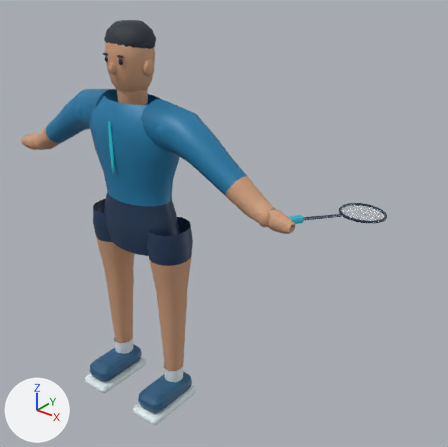
An edit to the glTF model public/models/BadmintonPlayer.glb, drawn before and after from the same camera.
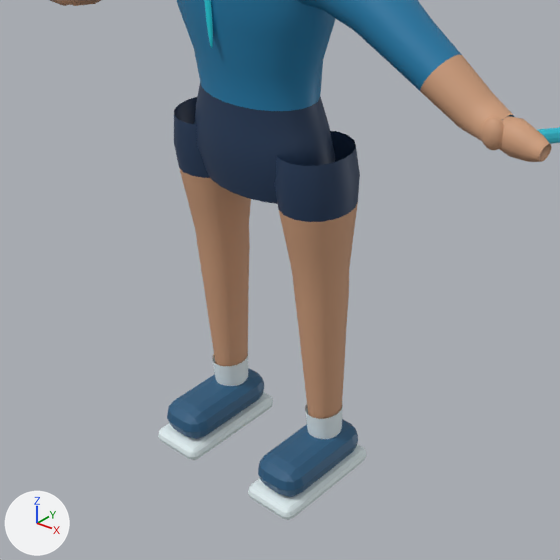
The first picture shows the older version from a 50 mm camera at (1.81, -1.69, 2.06) aimed at (0.26, 0.25, 0.85). The close-ups show the older and then the newer version on the part from 0% to 67% of the width and 33% to 100% of the height of that picture. Only the edits that show in the close-ups are written down. Lighting does not change. The marker at lower left points along +X, +Y and +Z.

Objects in the first close-up: 'LeftLegSurface', 'LeftOutsole', 'LeftShoeUpper', 'LeftSock', 'PlayerTorso', 'RightArmSurface', 'RightLegSurface', 'RightOutsole', 'RightPalm', 'RightShoeUpper', 'RightSock', 'RightThumb' and 4 more.
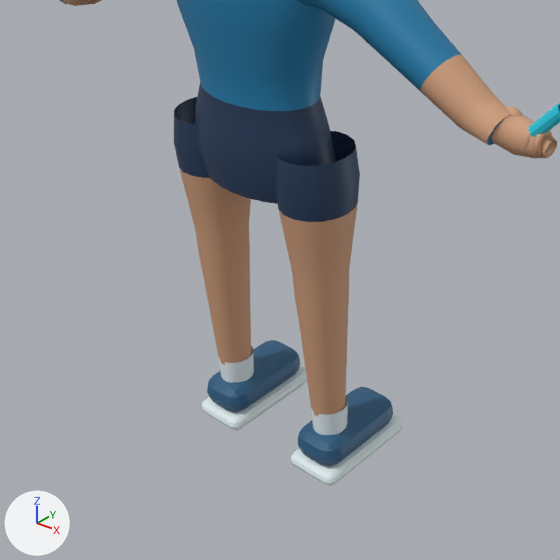
ob_badmintonracket is not drawn itself; it is the parent of ob_racketframe, ob_racketgrip, ob_rackethandle, ob_racketshaft, ob_racketstrings.

What changed in the scene script:
```text
Add me_rightgripfingersmesh:
    me_rightgripfingersmesh.from_pydata(...)  # 384 vertices, 768 faces; spans x 0.6889..0.7701, y -0.032..0.024, z 1.072..1.128
    me_rightgripfingersmesh.materials.append(mat_skin___warm_tan)  # brown #ce9e7c
Change ob_leftlegsurface:
    ob_leftlegsurface.rotation_euler: (0.0, 0.0, 0.0) -> (0.0, 3.142, 0.0)  # degrees (0, 0, 0) -> degrees (0, 180, 0)
    ob_leftlegsurface.scale: (1.0, 1.0, 1.0) -> (-1.0, -1.0, -1.0)
Change ob_leftoutsole:
    ob_leftoutsole.rotation_euler: (0.0, 0.0, 0.0) -> (0.0, 3.142, 0.0)  # degrees (0, 0, 0) -> degrees (0, 180, 0)
    ob_leftoutsole.scale: (1.0, 1.0, 1.0) -> (-1.0, -1.0, -1.0)
Change ob_leftshoeupper:
    ob_leftshoeupper.rotation_euler: (0.0, 0.0, 0.0) -> (0.0, 3.142, 0.0)  # degrees (0, 0, 0) -> degrees (0, 180, 0)
    ob_leftshoeupper.scale: (1.0, 1.0, 1.0) -> (-1.0, -1.0, -1.0)
Change ob_leftsock:
    ob_leftsock.rotation_euler: (0.0, 0.0, 0.0) -> (0.0, 3.142, 0.0)  # degrees (0, 0, 0) -> degrees (0, 180, 0)
    ob_leftsock.scale: (1.0, 1.0, 1.0) -> (-1.0, -1.0, -1.0)
Change ob_rightlegsurface:
    ob_rightlegsurface.rotation_euler: (0.0, 0.0, 0.0) -> (0.0, 3.142, 0.0)  # degrees (0, 0, 0) -> degrees (0, 180, 0)
    ob_rightlegsurface.scale: (1.0, 1.0, 1.0) -> (-1.0, -1.0, -1.0)
Change ob_rightoutsole:
    ob_rightoutsole.rotation_euler: (0.0, 0.0, 0.0) -> (0.0, 3.142, 0.0)  # degrees (0, 0, 0) -> degrees (0, 180, 0)
    ob_rightoutsole.scale: (1.0, 1.0, 1.0) -> (-1.0, -1.0, -1.0)
Change ob_rightpalm:
    ob_rightpalm.rotation_euler: (0.0, 0.0, 0.0) -> (0.0, 3.142, 0.0)  # degrees (0, 0, 0) -> degrees (0, 180, 0)
    ob_rightpalm.scale: (1.0, 1.0, 1.0) -> (-1.0, -1.0, -1.0)
Change ob_rightshoeupper:
    ob_rightshoeupper.rotation_euler: (0.0, 0.0, 0.0) -> (0.0, 3.142, 0.0)  # degrees (0, 0, 0) -> degrees (0, 180, 0)
    ob_rightshoeupper.scale: (1.0, 1.0, 1.0) -> (-1.0, -1.0, -1.0)
Change ob_rightsock:
    ob_rightsock.rotation_euler: (0.0, 0.0, 0.0) -> (0.0, 3.142, 0.0)  # degrees (0, 0, 0) -> degrees (0, 180, 0)
    ob_rightsock.scale: (1.0, 1.0, 1.0) -> (-1.0, -1.0, -1.0)
Change ob_rightthumb:
    ob_rightthumb.rotation_euler: (0.0, 0.0, 0.0) -> (0.0, 3.142, 0.0)  # degrees (0, 0, 0) -> degrees (0, 180, 0)
    ob_rightthumb.scale: (1.0, 1.0, 1.0) -> (-1.0, -1.0, -1.0)
Change ob_badmintonracket:
    ob_badmintonracket.rotation_euler: (-1.315, -2.906, -0.209) -> (0.442, 0.628, 0.782)  # degrees (-75, -167, -12) -> degrees (25, 36, 45)
Add ob_rightgripfingers:
    ob_rightgripfingers = bpy.data.objects.new('RightGripFingers', me_rightgripfingersmesh)
    ob_rightgripfingers.location = (0.0, 0.0, 0.0)
    ob_rightgripfingers.rotation_euler = (0.0, 3.142, 0.0)  # degrees (0, 180, 0)
    ob_rightgripfingers.scale = (-1.0, -1.0, -1.0)
```

Boxes (x1, y1, x2, y2) around the edits, measured in the close-ups (560 x 560 px):
'RightLegSurface', turned, rescaled: before (274, 131, 360, 419); after (274, 131, 360, 416)
'LeftLegSurface', turned, rescaled: before (174, 96, 251, 366); after (174, 96, 251, 365)
'RightShoeUpper', turned, rescaled: before (258, 419, 358, 497); after (298, 387, 393, 466)
'LeftShoeUpper', turned, rescaled: before (167, 368, 264, 439); after (207, 340, 300, 412)
'RightOutsole', turned, rescaled: before (248, 444, 366, 520); after (291, 415, 403, 486)
'LeftOutsole', turned, rescaled: before (158, 392, 273, 460); after (201, 366, 307, 431)
'RightPalm', turned, rescaled: before (500, 116, 552, 162); after (492, 115, 557, 158)
'RightSock', turned, rescaled: before (305, 403, 343, 439); after (310, 397, 348, 435)
'LeftSock', turned, rescaled: before (212, 354, 248, 386); after (218, 346, 254, 383)
'RacketGrip', turned: before (537, 127, 560, 144); after (528, 103, 560, 137)
'RightThumb', turned, rescaled (mostly hidden afterwards): before (480, 117, 504, 150); after (507, 106, 523, 116)
'RightGripFingers', added: after (524, 130, 552, 156)
